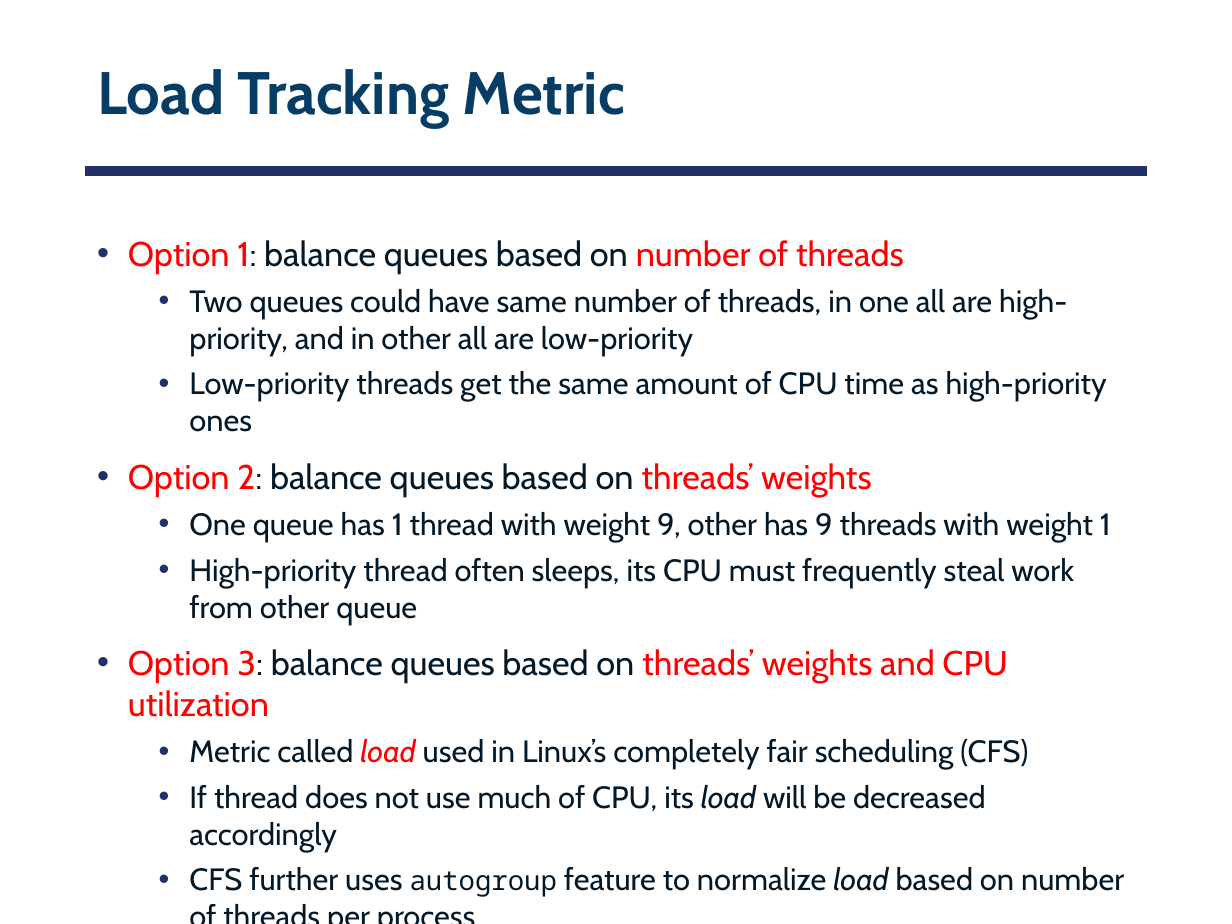
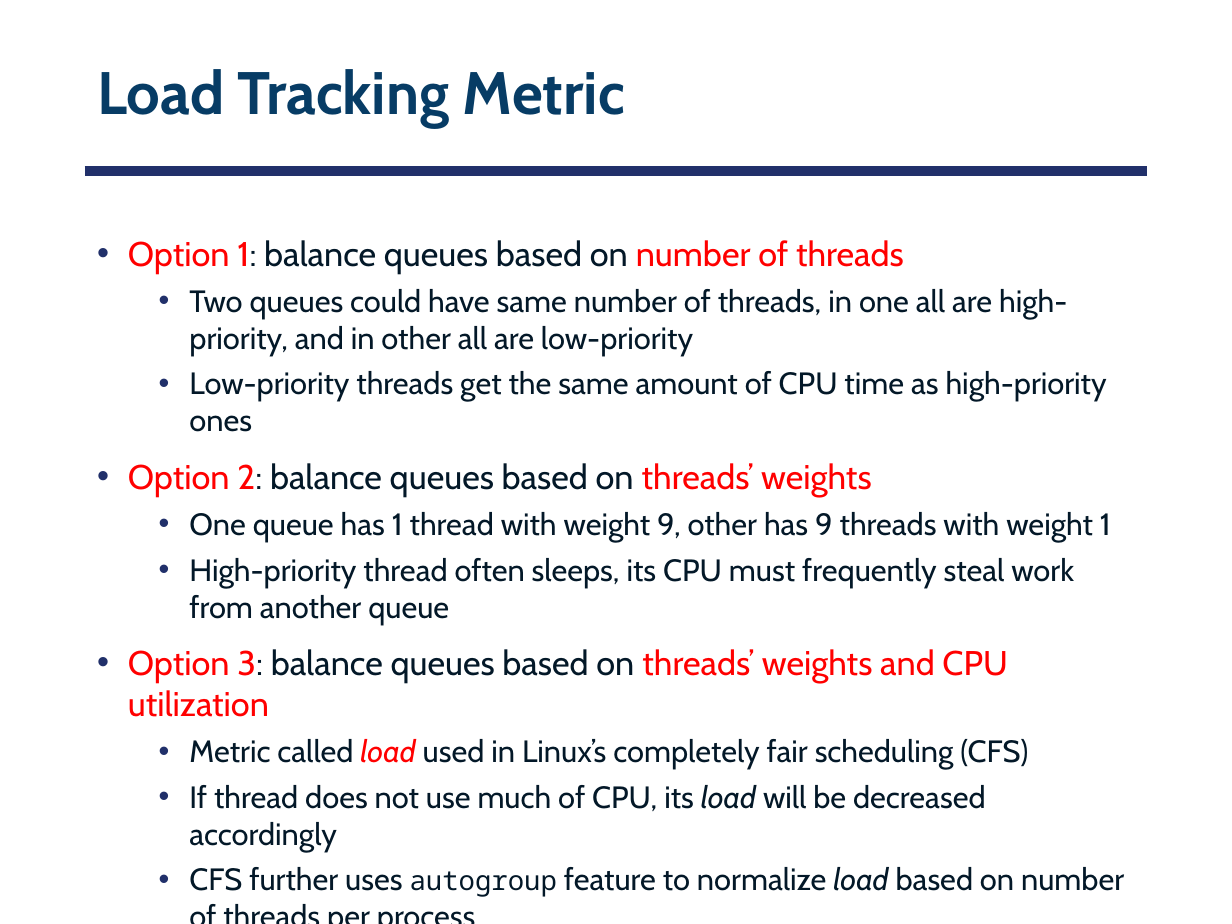
Before and after one commit to smajidzahedi/ECE350, a slide deck: slide 34 of Lectures/05-multiprocessor.pptx. Drawn at 1232x924 pixels with LibreOffice and Linux fonts; fonts in the diff are those of the drawing. Boxes give left, top, right and bottom in pixels: in the first picture for what was removed or moved away, otherwise in the second. Text is boxed around its words. In the diff, an @@ line names an element or a change of style, - is before the commit and + after.

```diff
--- a/Lectures/05-multiprocessor.pptx
+++ b/Lectures/05-multiprocessor.pptx
@@ text at (189,558,1074,624): text changed @@
-  • High-priority thread often sleeps, its CPU must frequently steal work from other queue
+  • High-priority thread often sleeps, its CPU must frequently steal work from another queue
```
Also in this commit, not shown: 3 other files.
